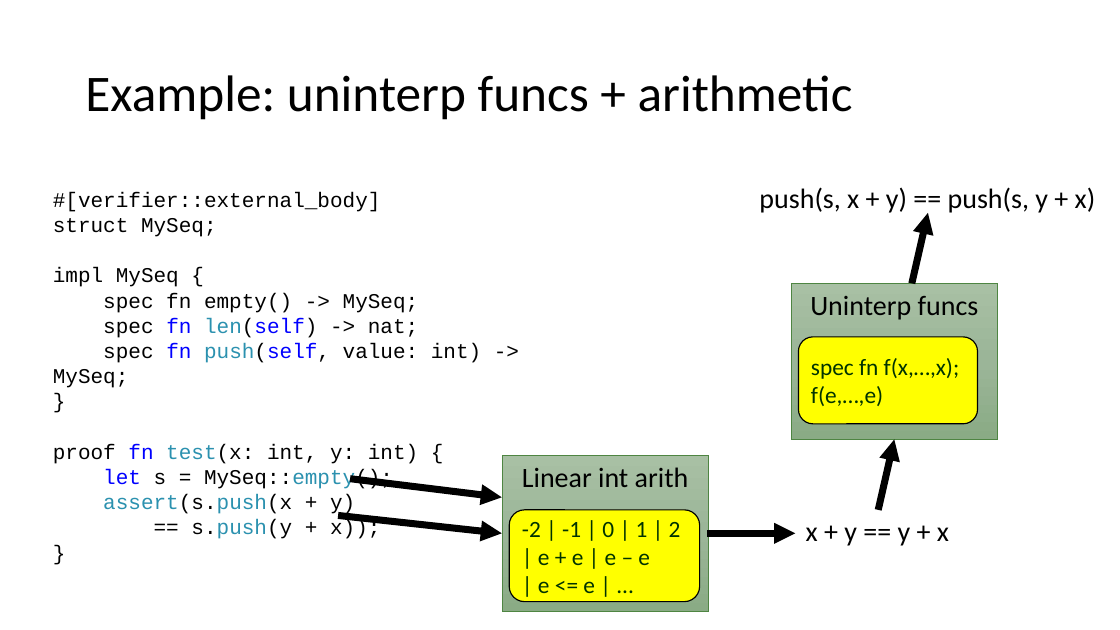
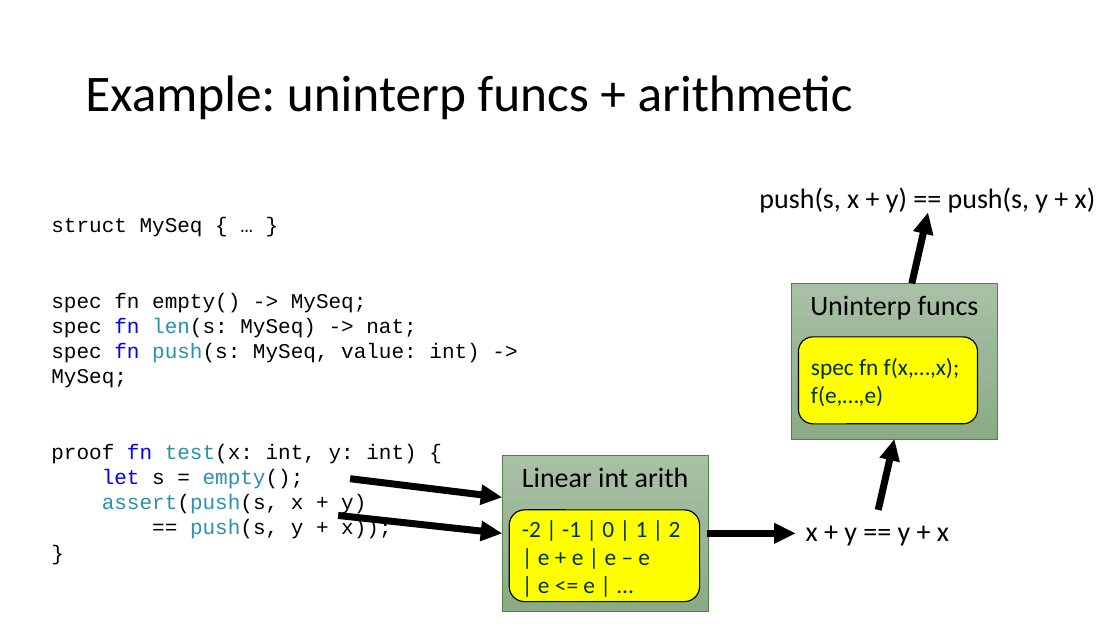
Before and after one commit to verus-lang/event-sites, a slide deck: slide 21 of 2026-summer-formal/slides/summer-school-formal-verus.pptx (slide 19 before the commit). Drawn at 1120x630 pixels with LibreOffice and Linux fonts; fonts in the diff are those of the drawing. Boxes give left, top, right and bottom in pixels: in the first picture for what was removed or moved away, otherwise in the second. Text is boxed around its words. In the diff, an @@ line names an element or a change of style, - is before the commit and + after.

```diff
--- a/2026-summer-formal/slides/summer-school-formal-verus.pptx
+++ b/2026-summer-formal/slides/summer-school-formal-verus.pptx
@@ text at box(51, 218, 203, 237): text changed @@
-#[verifier::external_body]
-struct MySeq;
-impl MySeq {
+struct MySeq { … }
@@ text at box(51, 318, 479, 539): text changed @@
-spec fn len(self) -> nat;
-spec fn push(self, value: int) -> MySeq;
+spec fn len(s: MySeq) -> nat;
+spec fn push(s: MySeq, value: int) -> MySeq;
+proof fn test(x: int, y: int) {
+let s = empty();
+assert(push(s, x + y)
+== push(s, y + x));
@@ text at box(53, 444, 418, 539): paragraphs removed @@
-proof fn test(x: int, y: int) {
-let s = MySeq::empty();
-assert(s.push(x + y)
-== s.push(y + x));
-}
```
Also in this commit, not shown: 9 other slides changed, 2 slides added, 1 other file.
